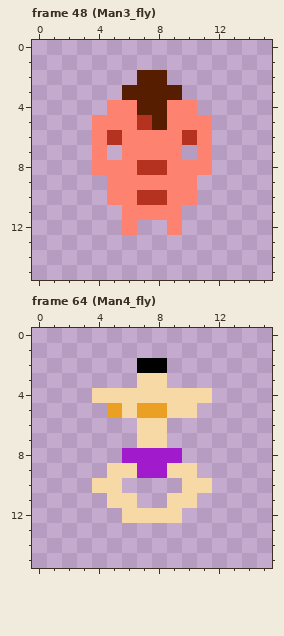
File history of a pixel-art file, art/characters/survivors_floating.aseprite. This is how it looked before the edit.
16x16 pixels, 74 frames. Shown: frame 48 (Man3_fly), frame 64 (Man4_fly). The commit also changed other frames, which this record leaves out.
After the commit:
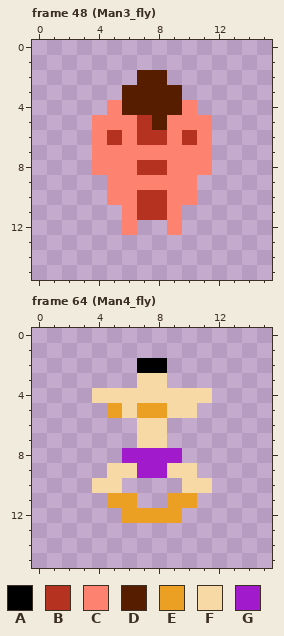
Palette (. is transparent): A #000000  B #b53220  C #fe8270  D #571d00  E #eb9f23  F #f7d9a6  G #a11bcd
Edits made:
Frame 48 (Man3_fly):
y 4: x 6 C -> D; x 9 C -> D
y 6: x 7..8 CC -> BB
y 7: x 5 . -> C; x 10 . -> C
y 11: x 7..8 CC -> BB
Frame 64 (Man4_fly):
y 11: x 5..6 FF -> EE; x 9..10 FF -> EE
y 12: x 6..9 FFFF -> EEEE
Boxes around the changes in both pictures, in picture pixels (x1, y1, x2, y2):
changed: (107, 100, 197, 220)
changed: (107, 493, 197, 523)
